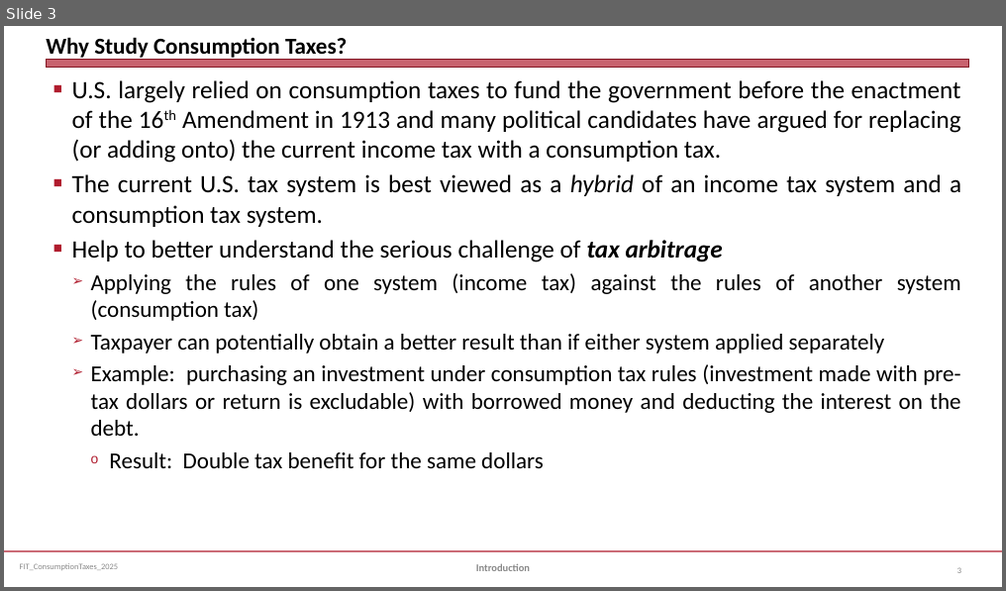
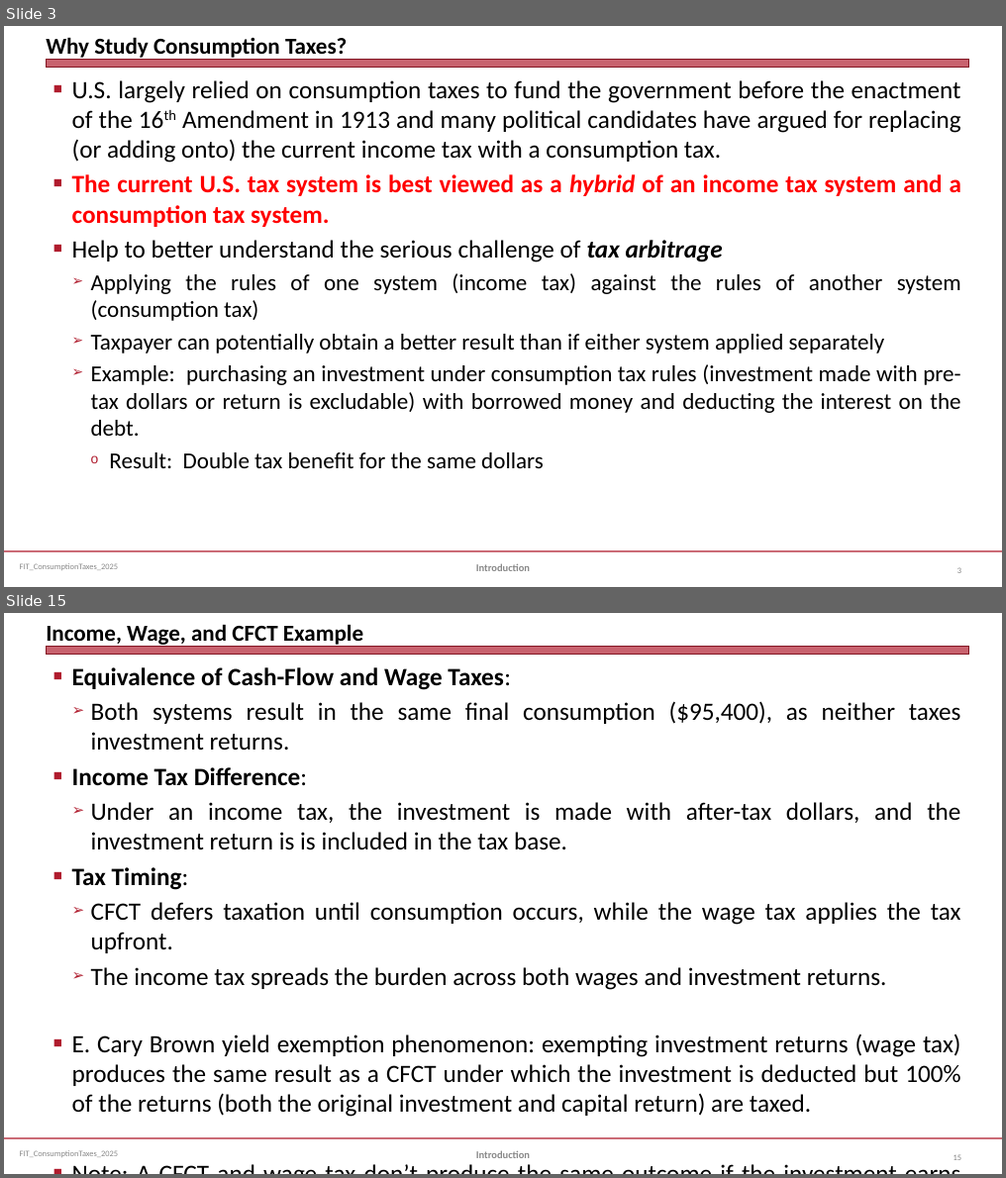
Before and after one commit to jmc877/Fed-Income-Tax, a slide deck: slides/FIT_ConsumptionTaxes_2025S.pptx. Shown one above the other, each under a label of ours: slide 3 before the commit, slides 3 and 15 after it; the slides between them are not shown. The pictures are 1006x591 and 1006x1178 pixels, drawn with LibreOffice and Linux fonts; fonts in the diff are those of the drawing. Boxes give left, top, right and bottom in pixels: in the first picture for what was removed or moved away, otherwise in the second. Text is boxed around its words. In the diff, an @@ line names an element or a change of style, - is before the commit and + after.

```diff
--- a/slides/FIT_ConsumptionTaxes_2025S.pptx
+++ b/slides/FIT_ConsumptionTaxes_2025S.pptx
@@ slide 15 added at <box>4,613,1002,1174</box>, background #FFFFFF; not listed: 3 template elements that a slide beside it also shows @@
@@ title added at <box>46,624,363,648</box>, 22 pt, text #000000, bold @@
+Income, Wage, and CFCT Example
@@ text added at <box>72,667,961,1117</box>, 24.1 pt, text #000000 @@
+■ Equivalence of Cash-Flow and Wage Taxes:
+  ➢ Both systems result in the same final consumption ($95,400), as neither taxes investment returns.
+■ Income Tax Difference:
+  ➢ Under an income tax, the investment is made with after-tax dollars, and the investment return is is included in the tax base.
+■ Tax Timing:
+  ➢ CFCT defers taxation until consumption occurs, while the wage tax applies the tax upfront.
+  ➢ The income tax spreads the burden across both wages and investment returns.
+■ E. Cary Brown yield exemption phenomenon: exempting investment returns (wage tax) produces the same result as a CFCT under which the investment is deducted but 100% of the returns (both the original investment and capital return) are taxed.
+■ Note: A CFCT and wage tax don’t produce the same outcome if the investment earns supranormal returns after it is made.
@@ text added at <box>476,1151,530,1158</box>, 10 pt, text #898989, bold @@
+Introduction
@@ page number added at <box>953,1155,961,1160</box>, 8 pt, text #808080 @@
+15
@@ slide 3 changed as well @@
@@ text at <box>72,174,961,227</box>: text colour #000000 to #FF0000, bold on in "The current U.S. tax system is best ..." @@
```
Also in this commit, not shown: 1 other slide changed, 14 other slides added, 1 other file.
